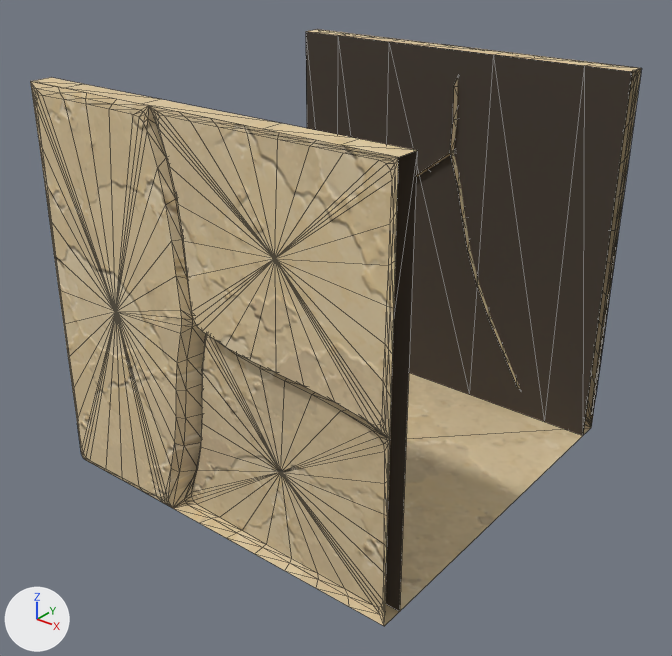
Before and after pictures for a commit that changed the glTF model assets/custom/models/ground_modules/ground_square_strip_03.glb.
One viewpoint serves both versions: a 50 mm camera at (1.847, -1.221, 1.41) aimed at (0.518, 0.44, 0.38). Every picture has the same lights, and +X, +Y and +Z are marked at lower left. The older version comes first. Mesh edges are drawn as thin lines. Vertices at exactly the same position are counted once.

Before the edit, the objects in view are built like this:
```python
me_groundsquarestrip03_bodymesh = bpy.data.meshes.new('GroundSquareStrip03_BodyMesh')
me_groundsquarestrip03_bodymesh.from_pydata(...)  # 623 vertices, 1134 faces; spans x 0.0..1.0, y -0.016..1.017, z 0.0..1.0
# faces by material slot: [215, 168, 168, 210, 183, 168, 2, 20]
me_groundsquarestrip03_bodymesh.materials.append(mat_sandstone_plate_1_002)
me_groundsquarestrip03_bodymesh.materials.append(mat_sandstone_plate_2_002)
me_groundsquarestrip03_bodymesh.materials.append(mat_sandstone_plate_3_002)
me_groundsquarestrip03_bodymesh.materials.append(mat_sandstone_plate_7_002)
me_groundsquarestrip03_bodymesh.materials.append(mat_sandstone_plate_8_002)
me_groundsquarestrip03_bodymesh.materials.append(mat_sandstone_plate_9_002)
me_groundsquarestrip03_bodymesh.materials.append(mat_sandstone_plate_13_002)
me_groundsquarestrip03_bodymesh.materials.append(mat_groundmodulerecess)  # brown #453c32
ob_groundsquarestrip03_body = bpy.data.objects.new('GroundSquareStrip03_Body', me_groundsquarestrip03_bodymesh)
ob_groundsquarestrip03_body.location = (0.0, 0.0, 0.0)
```
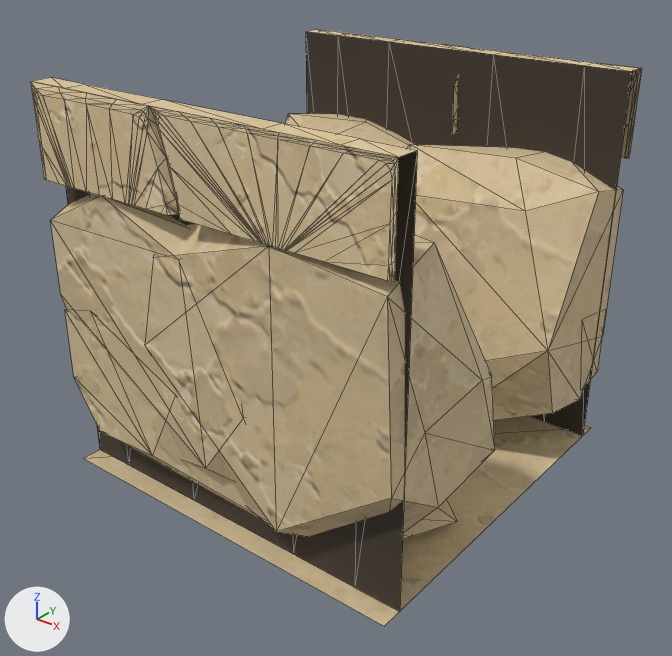
What differs and where, as boxes (x1, y1, x2, y2) in the pictures (672 x 656 px):
part 1 of me_groundsquarestrip03_bodymesh, added (beige)
    after: (50, 194, 244, 481)
part 2 of me_groundsquarestrip03_bodymesh, added (beige)
    after: (174, 224, 495, 536)
part 3 of me_groundsquarestrip03_bodymesh, added (beige)
    after: (407, 144, 623, 421)
part 4 of me_groundsquarestrip03_bodymesh, added (beige)
    after: (285, 113, 414, 148)
part 5 of me_groundsquarestrip03_bodymesh, added (mostly hidden)
    after: (585, 343, 601, 385)
part 6 of me_groundsquarestrip03_bodymesh, added
    after: (65, 310, 457, 540)
part 7 of me_groundsquarestrip03_bodymesh, built on (mostly hidden)
    before: (416, 77, 634, 427)
    after: (452, 77, 634, 159)
part 8 of me_groundsquarestrip03_bodymesh, cut back
    before: (37, 96, 395, 626)
    after: (37, 96, 395, 282)

Edits to the bpy script that builds the scene:
```text
Change me_groundsquarestrip03_bodymesh:
    used by ob_groundsquarestrip03_body; location = (0.0, 0.0, 0.0)
    remove me_groundsquarestrip03_bodymesh.from_pydata(...)  # 623 vertices, 1134 faces; spans x 0.0..1.0, y -0.016..1.017, z 0.0..1.0
    add me_groundsquarestrip03_bodymesh.from_pydata(...)  # 435 vertices, 676 faces; spans x 0.0..1.0, y -0.01..1.016, z 0.0..1.0
    me_groundsquarestrip03_bodymesh part 1: a new loose piece of 22 vertices spanning x 0.001..0.692, y 0.001..0.441, z 0.021..0.776, in mat_sandstone_plate_13_002
    me_groundsquarestrip03_bodymesh part 2: a new loose piece of 22 vertices spanning x 0.256..0.998, y 0.002..0.442, z 0.022..0.775, in mat_sandstone_plate_13_002
    me_groundsquarestrip03_bodymesh part 3: a new loose piece of 22 vertices spanning x 0.309..0.998, y 0.616..0.998, z 0.022..0.775, in mat_sandstone_plate_13_002
    me_groundsquarestrip03_bodymesh part 4: a new loose piece of 22 vertices spanning x 0.003..0.712, y 0.59..0.997, z 0.023..0.774, in mat_sandstone_plate_13_002
    me_groundsquarestrip03_bodymesh part 5: a new loose piece of 21 vertices spanning x 0.004..0.996, y 0.736..0.996, z 0.024..0.413, in mat_sandstone_plate_13_002
    me_groundsquarestrip03_bodymesh part 6: a new loose piece of 20 vertices spanning x 0.004..0.947, y 0.004..0.43, z 0.024..0.467, in mat_sandstone_plate_13_002
    me_groundsquarestrip03_bodymesh part 7: 1 vertex moved from x 0.988, y 1.001, z 0.774 to x 0.988, y 1.001, z 0.78; 212 vertices removed from x 0.0..1.0, y 0.931..1.017, z 0.0..0.765; 50 vertices added at x 0.0..1.0, y 0.93..1.016, z 0.78
    me_groundsquarestrip03_bodymesh part 8: 1 vertex moved from x 0.023, y -0.011, z 0.77 to x 0.022, y -0.01, z 0.78; 207 vertices removed from x 0.0..1.0, y -0.016..0.069, z 0.0..0.756; 52 vertices added at x 0.0..1.0, y -0.01..0.07, z 0.78
    remove me_groundsquarestrip03_bodymesh.materials.append(mat_sandstone_plate_2_002)
    remove me_groundsquarestrip03_bodymesh.materials.append(mat_sandstone_plate_8_002)
```
